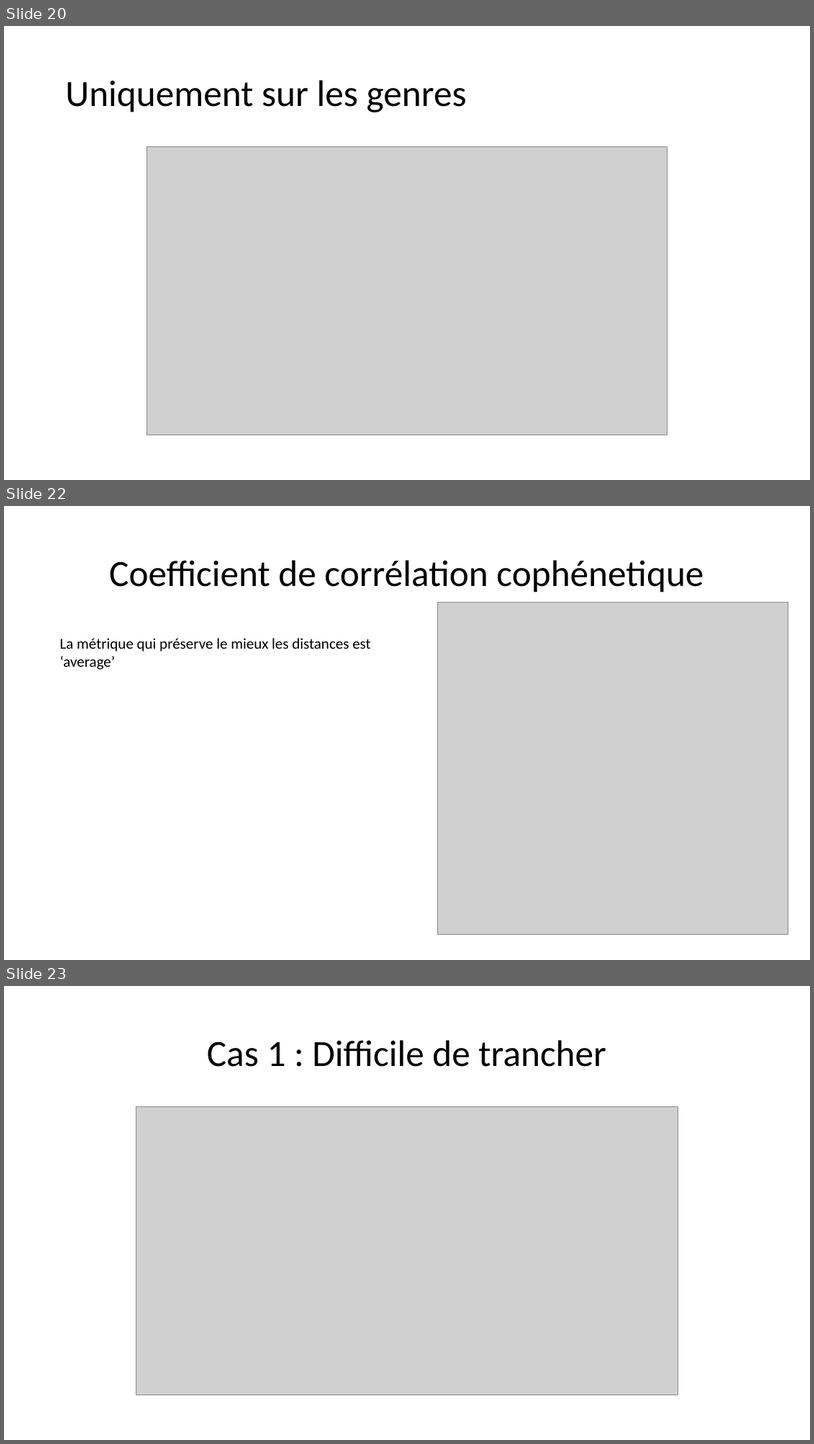
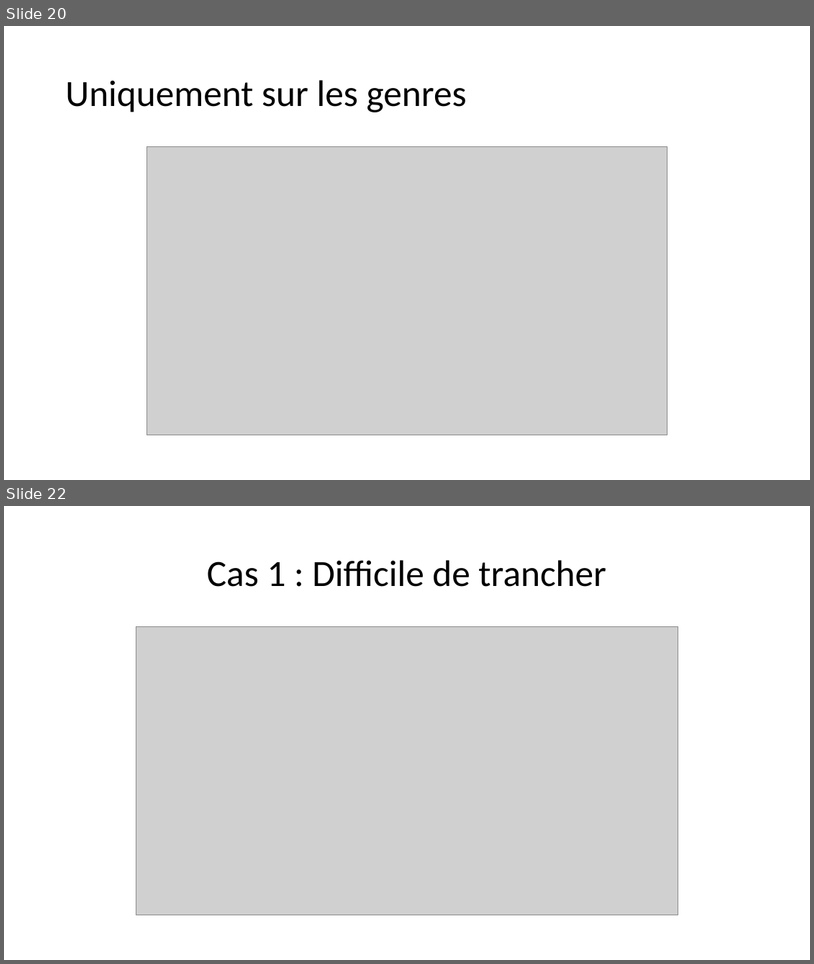
Before and after one commit to morganscao/Projet3, a slide deck: Rapport/Moteur de recommandations de films.pptx. Shown one above the other, each under a label of ours: slides 20, 22 and 23 before the commit, slides 20 and 22 after it; the slides between them are not shown. The pictures are 814x1444 and 814x964 pixels, drawn with LibreOffice and Linux fonts; fonts in the diff are those of the drawing; grey boxes stand for pictures. Boxes give left, top, right and bottom in pixels: in the first picture for what was removed or moved away, otherwise in the second. Text is boxed around its words. In the diff, an @@ line names an element or a change of style, - is before the commit and + after.

```diff
--- a/Rapport/Moteur de recommandations de films.pptx
+++ b/Rapport/Moteur de recommandations de films.pptx
@@ slide 22 removed at bbox=[4, 506, 810, 960], background #FFFFFF @@
@@ title removed at bbox=[109, 560, 704, 592] @@
-Coefficient de corrélation cophénetique
@@ picture removed at bbox=[437, 602, 789, 934] @@
@@ text removed at bbox=[60, 638, 370, 669] @@
-La métrique qui préserve le mieux les distances est ‘average’
@@ what was slide 23 is now slide 22 @@
```
Also in this commit, not shown: 9 slides changed, 1 slide added, 1 other slide removed, 1 other file.
